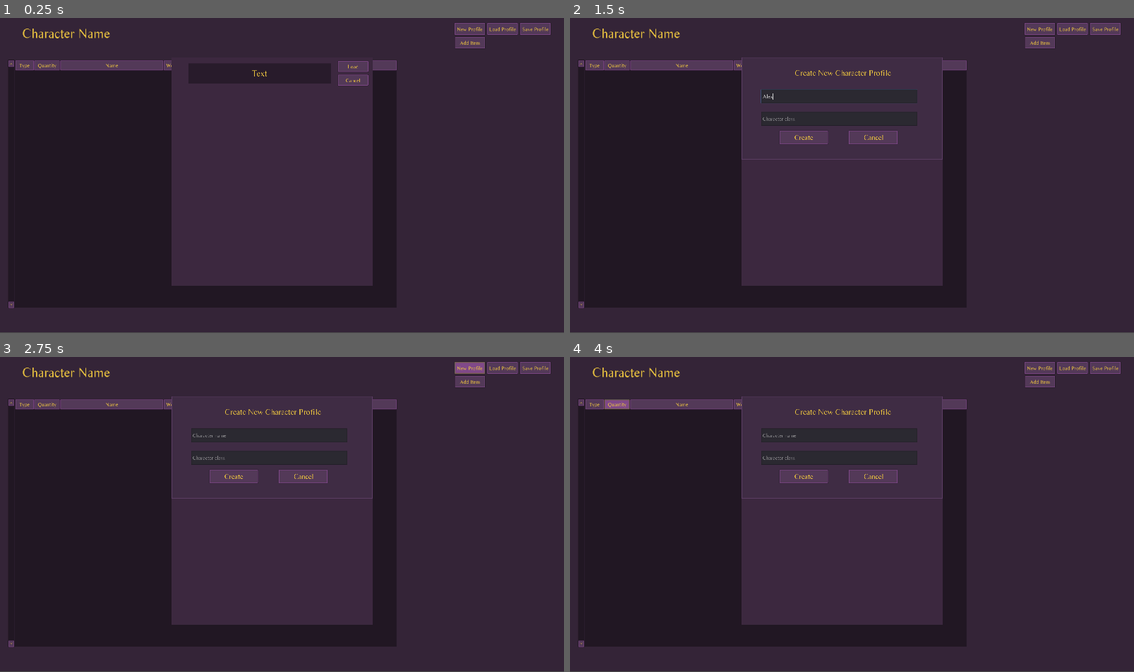
Above: before the commit, frames 1-4 (two rows, left to right).
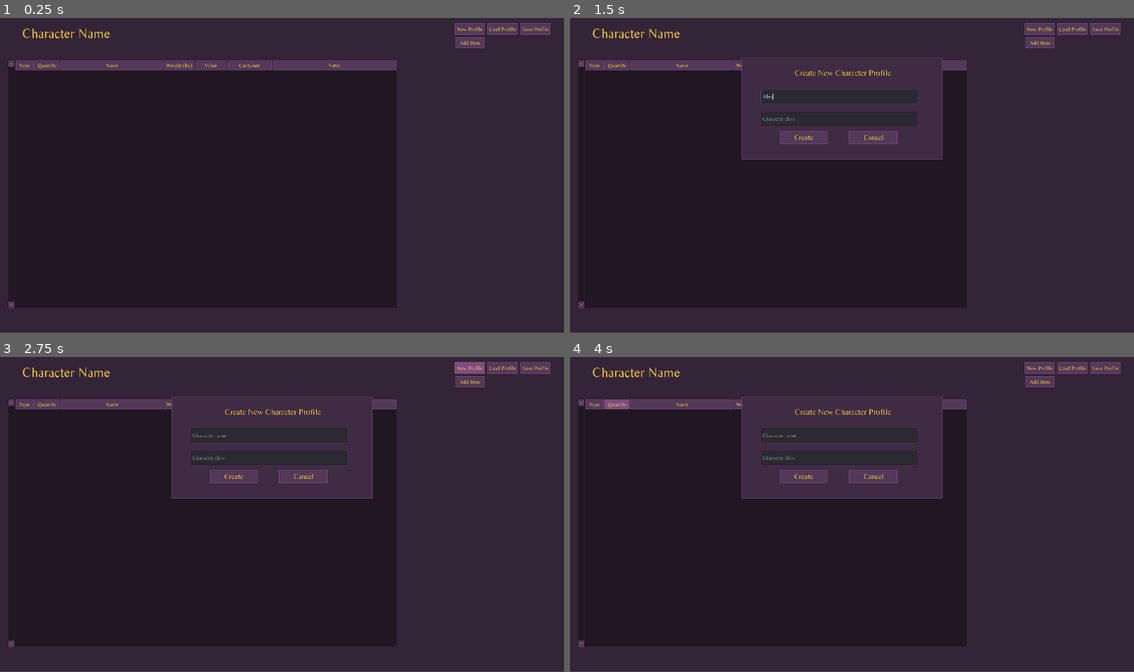
Above: after the commit, the same moments.

Repository: z-van-baars/Gaddrem
Game: Godot game, scene res://Main.tscn
Same seed, same stepped clock (60 frames per second), same inputs: the game is played once before the commit and once after it.
Inputs (mouse positions are in pixels of both pictures, inside the frame that each line leads up to):
- Up to frame 1 (0.25 s): no input
- Up to frame 2 (1.5 s): click "New Profile" at 0.5 s; click (840, 96) at 1.27 s; type "Alex" at 1.35 s
- Up to frame 3 (2.75 s): click (270, 457) at 1.5 s; type "12" at 1.58 s; click "New Profile" at 2 s
- Up to frame 4 (4 s): click "Type" at 2.75 s; click "Quantity" at 3.5 s

The runs differ from the first frame. In frame 1, 24% of the frame differs, in the area x 30-67%, y 13-86%; in frame 2, 14%; in frame 3, 14%; in frame 4, 14%.

Commit message:
some small tweaks, new icons

Diff:
--- a/Main.gd
+++ b/Main.gd
@@ -30,7 +30,6 @@
 		$UILayer/InventoryMgr.character_name_string = data["Character Name"]
 		$UILayer/InventoryMgr.character_class_string = data["Character Class"]
 		$UILayer/InventoryMgr.items = data["Inventory"]
-		print(data["Inventory"])
 		$UILayer/InventoryMgr.update_list()
 
 
--- a/Main.tscn
+++ b/Main.tscn
@@ -886,10 +886,11 @@
 margin_top = 36.0
 margin_right = 548.0
 margin_bottom = 70.0
-custom_fonts/font = SubResource( 9 )
+custom_fonts/font = SubResource( 5 )
 text = "Save Profile As"
 
 [node name="LoadMenu" type="Control" parent="UILayer"]
+visible = false
 margin_left = 584.0
 margin_top = 139.0
 margin_right = 1269.0
Binary file added: Assets/Icons/armor.png
Not shown, added: Assets/Icons/armor.png.import
Binary file changed: Assets/Icons/container.png
Binary file changed: Assets/Icons/misc.png
Binary file changed: Assets/Icons/potion.png
Binary file changed: Assets/Icons/weapon.png
Not shown: 1 places in Main.tscn that only renumber resources
Not shown, added: Assets/Icons/icons.psd
